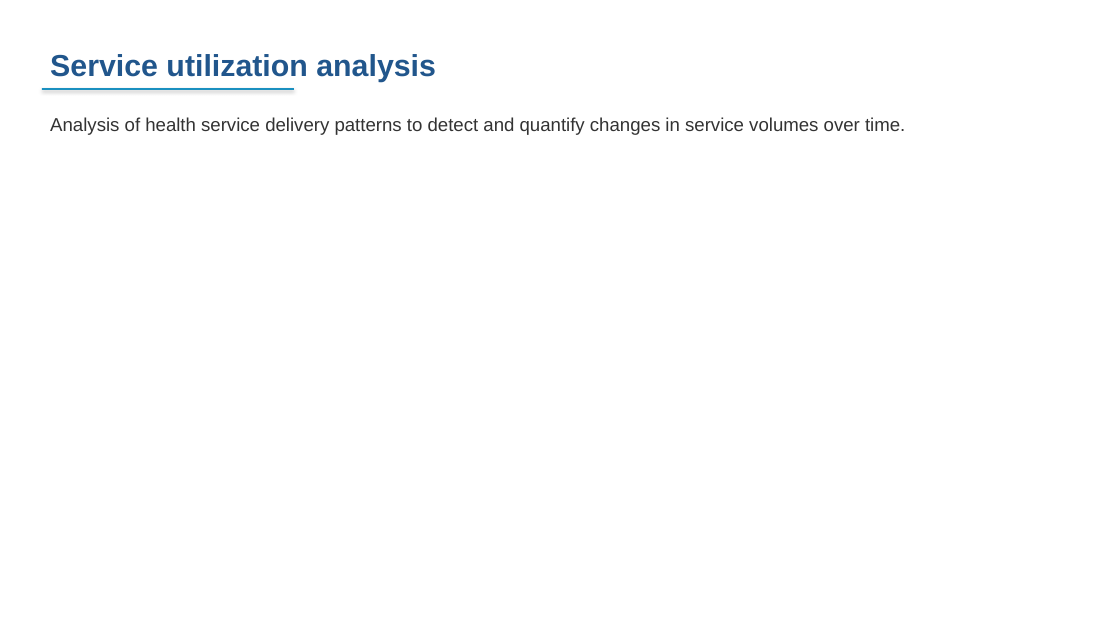
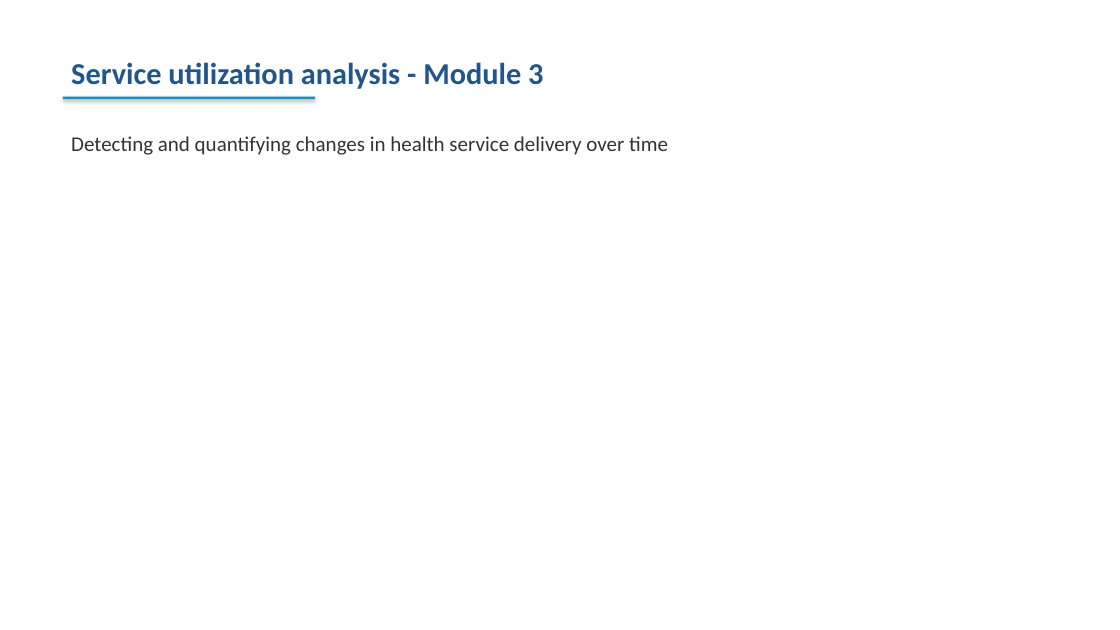
Before and after one commit to FASTR-Analytics/fastr-resource-hub, a slide deck: slide 72 of outputs/2026-zambia_deck.pptx (slide 56 before the commit). Drawn at 1120x630 pixels with LibreOffice and Linux fonts; fonts in the diff are those of the drawing. Boxes give left, top, right and bottom in pixels: in the first picture for what was removed or moved away, otherwise in the second. Text is boxed around its words. In the diff, an @@ line names an element or a change of style, - is before the commit and + after.

```diff
--- a/outputs/2026-zambia_deck.pptx
+++ b/outputs/2026-zambia_deck.pptx
@@ text at (71,62,543,89): text changed; font Arial to Calibri @@
-Service utilization analysis
+Service utilization analysis - Module 3
@@ rectangle: place and size @@
-rectangle at (42,88,294,90)
+rectangle at (63,97,315,99)
@@ text at (71,136,668,155): text changed; size 16 to 18 pt; font Arial to Calibri @@
-Analysis of health service delivery patterns to detect and quantify changes in service volumes over time.
+Detecting and quantifying changes in health service delivery over time
```
Also in this commit, not shown: 94 other slides changed, 34 slides added, 19 slides removed, 47 other files.
